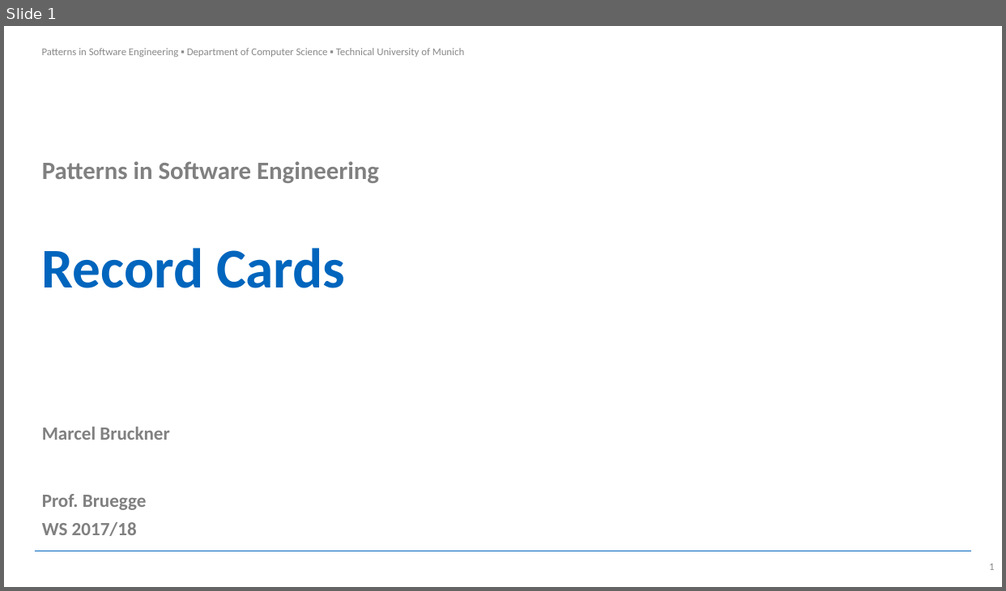
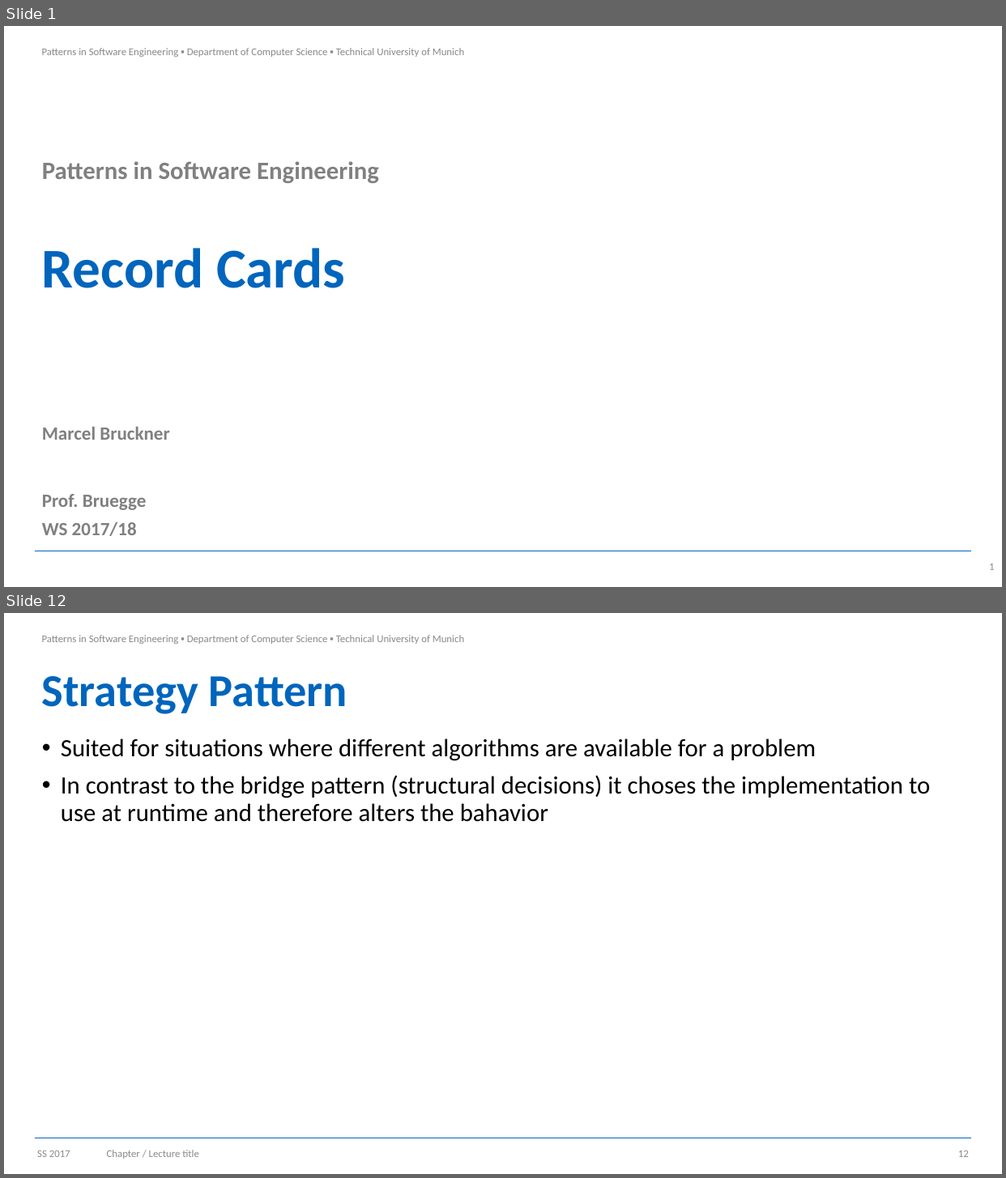
Before and after one commit to Brucknem-TUMProjects/pattern-in-software-engineering-summary, a slide deck: Record_cards/cards.pptx. Shown one above the other, each under a label of ours: slide 1 before the commit, slides 1 and 12 after it; the slides between them are not shown. The pictures are 1006x591 and 1006x1178 pixels, drawn with LibreOffice and Linux fonts; fonts in the diff are those of the drawing; background and template pictures are left out. Boxes give left, top, right and bottom in pixels: in the first picture for what was removed or moved away, otherwise in the second. Text is boxed around its words. In the diff, an @@ line names an element or a change of style, - is before the commit and + after.

Commit message:
All patterns but REST

```diff
--- a/Record_cards/cards.pptx
+++ b/Record_cards/cards.pptx
@@ slide 12 added at (x1=4, y1=613, x2=1002, y2=1174), background #FFFFFF; not listed: 2 template elements that a slide beside it also shows @@
@@ title added at (x1=42, y1=676, x2=347, y2=714), 44 pt, text #0065BD, bold @@
+Strategy Pattern
@@ text added at (x1=61, y1=739, x2=930, y2=822), 24 pt, text #000000 @@
+• Suited for situations where different algorithms are available for a problem
+• In contrast to the bridge pattern (structural decisions) it choses the implementation to use at runtime and therefore alters the bahavior
@@ text added at (x1=37, y1=1151, x2=70, y2=1157), 10 pt, text #8C8C8C @@
+SS 2017
@@ text added at (x1=107, y1=1150, x2=199, y2=1159), 10 pt, text #8C8C8C @@
+Chapter / Lecture title
@@ page number added at (x1=958, y1=1151, x2=969, y2=1157), 10 pt, text #8C8C8C @@
+12
```
Also in this commit, not shown: 1 slide changed, 9 other slides added, 21 other files.
